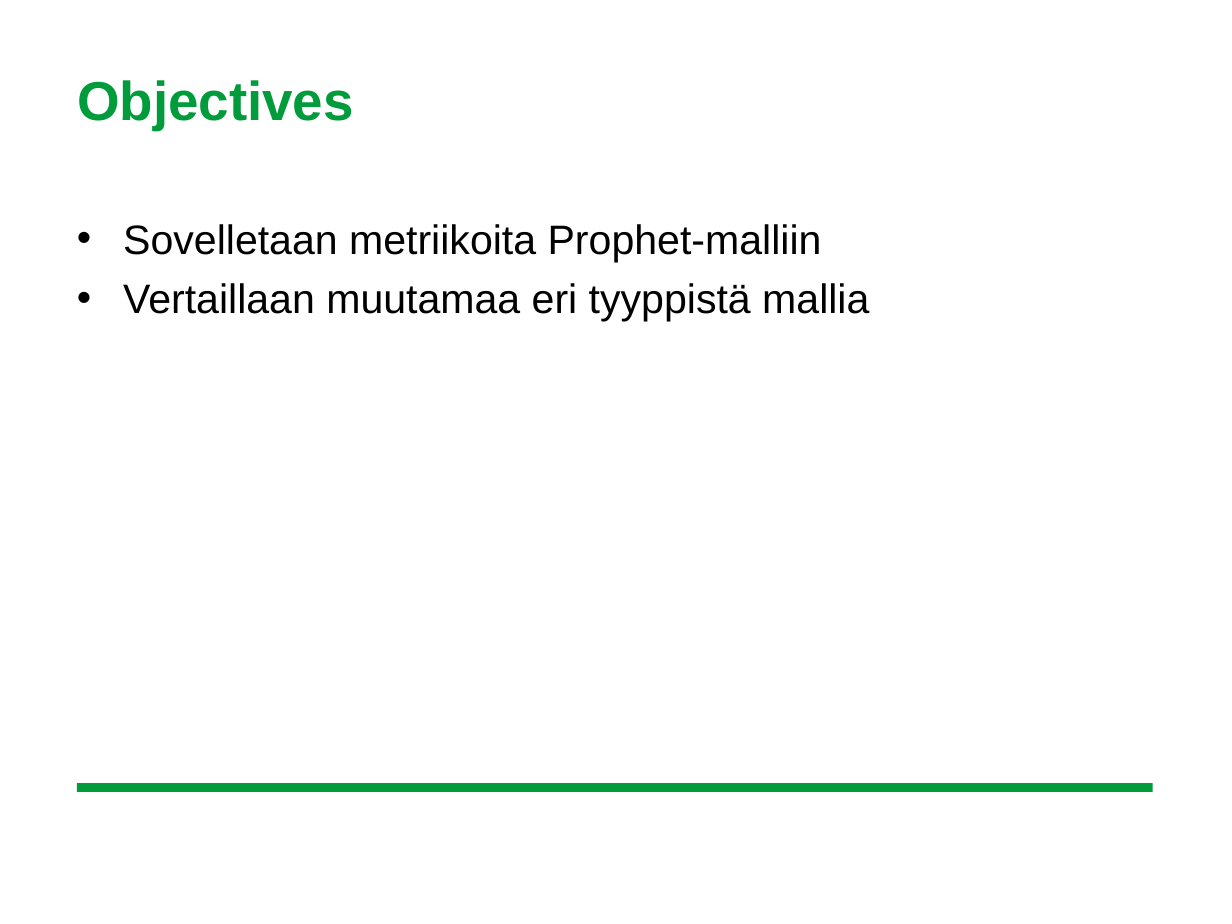
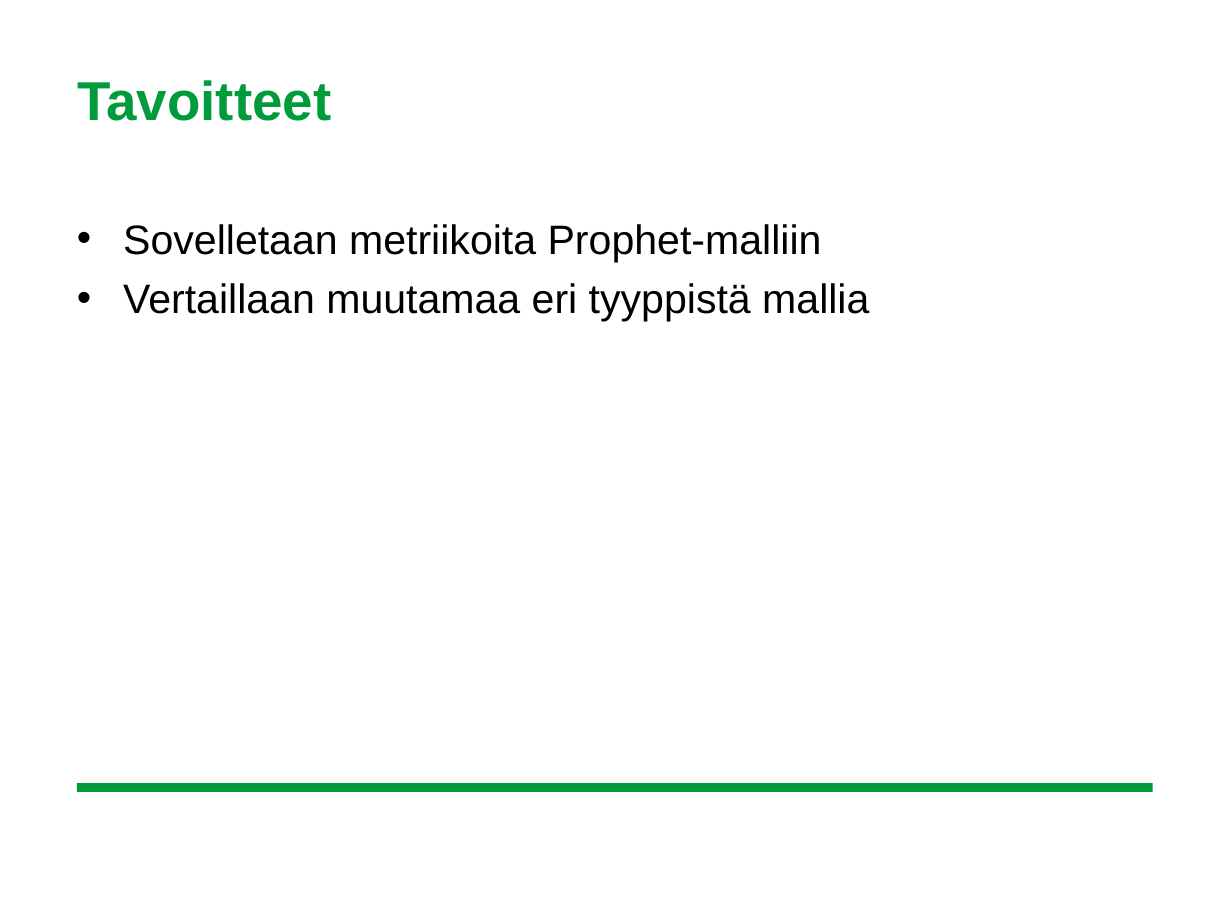
Before and after one commit to leevirontySF/BSC_thesis, a slide deck: slide 4 of aihepresis.ppt. Drawn at 1232x924 pixels with LibreOffice and Linux fonts; fonts in the diff are those of the drawing; background and template pictures are left out. Boxes give left, top, right and bottom in pixels: in the first picture for what was removed or moved away, otherwise in the second. Text is boxed around its words. In the diff, an @@ line names an element or a change of style, - is before the commit and + after.

```diff
--- a/aihepresis.ppt
+++ b/aihepresis.ppt
@@ title at [77, 80, 332, 121]: text changed @@
-Objectives
+Tavoitteet
```
Also in this commit, not shown: 4 other slides changed, 2 slides added, 2 slides removed, 6 other files.
